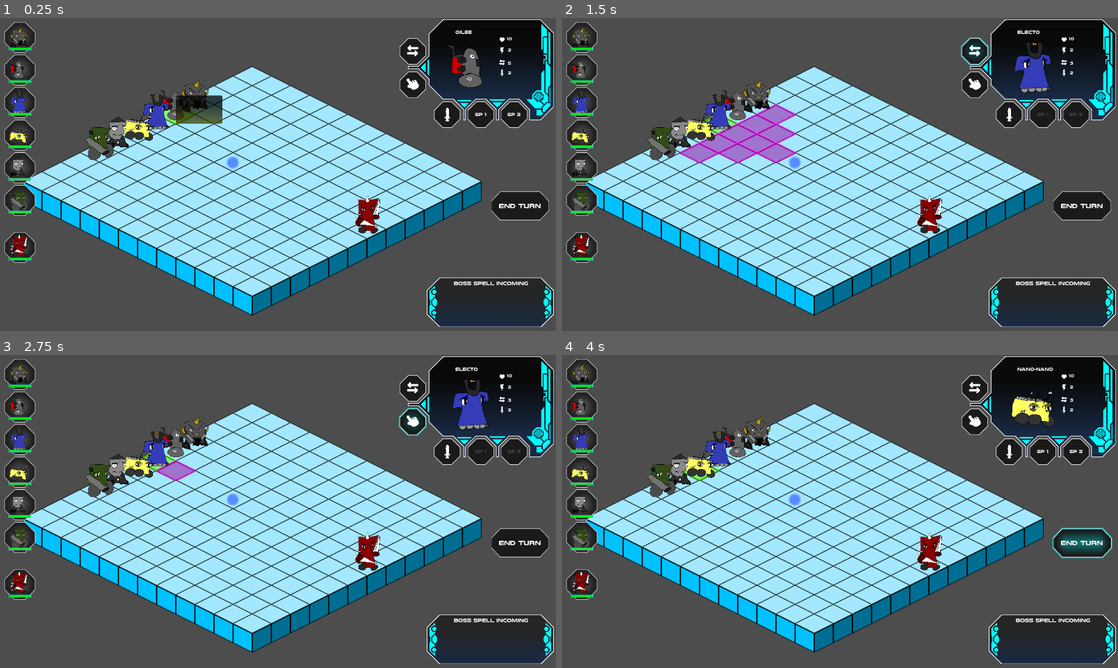
Above: before the commit, frames 1-4 (two rows, left to right).
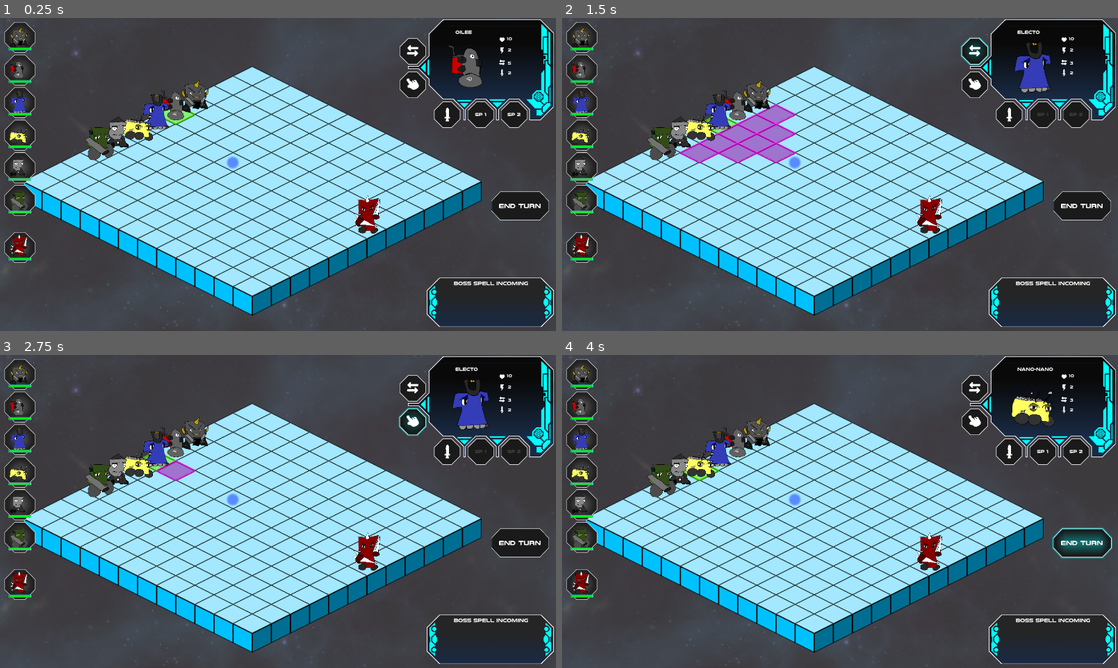
Above: after the commit, the same moments.

Repository: ScottHo/tactics
Game: Godot game, scene res://level.tscn
The game is run twice, just before and just after one commit, with the same random seed, the same clock (stepped at 60 frames per second) and the same inputs.
Inputs (mouse positions are in pixels of both pictures, inside the frame that each line leads up to):
- Up to frame 1 (0.25 s): no input
- Up to frame 2 (1.5 s): click "End Turn" at 0.5 s; click (973, 52) at 1.25 s
- Up to frame 3 (2.75 s): click (411, 420) at 2 s
- Up to frame 4 (4 s): click (1006, 452) at 2.75 s; click "End Turn" at 3.5 s

The runs differ from the first frame. In frame 1, 0.7% of the frame differs, in the area x 13-76%, y 0-100%; in frame 2, less than 0.1%; in frame 3, less than 0.1%; in frame 4, less than 0.1%.

Commit message:
Updates notes, preliminary background

Diff:
--- a/info_service.tscn
+++ b/info_service.tscn
@@ -7,6 +7,7 @@
 script = ExtResource("1_jqq8g")
 
 [node name="Panel" type="Panel" parent="."]
+visible = false
 z_index = 10
 offset_right = 128.0
 offset_bottom = 78.0
--- a/level.tscn
+++ b/level.tscn
@@ -1,10 +1,11 @@
-[gd_scene load_steps=16 format=3 uid="uid://cq8xqg1q1wgxp"]
+[gd_scene load_steps=17 format=3 uid="uid://cq8xqg1q1wgxp"]
 
 [ext_resource type="Script" path="res://level.gd" id="1_uypkh"]
 [ext_resource type="TileSet" uid="uid://bthpktu5fpy3m" path="res://base_tiles.tres" id="2_df7di"]
 [ext_resource type="TileSet" uid="uid://c71n7ovyb0chb" path="res://highlight_tiles.tres" id="3_ilats"]
 [ext_resource type="Script" path="res://TileMap.gd" id="3_j2hyq"]
 [ext_resource type="Script" path="res://HighlightMap.gd" id="4_fv11e"]
+[ext_resource type="Texture2D" uid="uid://dpbthq2mmtanf" path="res://Assets/space1.png" id="6_1ogou"]
 [ext_resource type="Script" path="res://MoveService.gd" id="6_jpms6"]
 [ext_resource type="PackedScene" uid="uid://ccrflxfdcwo3c" path="res://menu.tscn" id="7_psia6"]
 [ext_resource type="Script" path="res://TurnService.gd" id="8_5tca6"]
@@ -50,6 +51,15 @@
 [node name="Camera2D" type="Camera2D" parent="."]
 position = Vector2(282.411, 217.886)
 
+[node name="TextureRect" type="TextureRect" parent="Camera2D"]
+modulate = Color(1, 1, 1, 0.247059)
+z_index = -1
+offset_left = -795.477
+offset_top = -452.885
+offset_right = 804.523
+offset_bottom = 1147.12
+texture = ExtResource("6_1ogou")
+
 [node name="MenuService" parent="." instance=ExtResource("7_psia6")]
 position = Vector2(-484.582, -214.121)
 
Binary file added: Assets/space1.png
Not shown, added: Assets/space1.png.import
Not shown, changed: NOTES.txt
